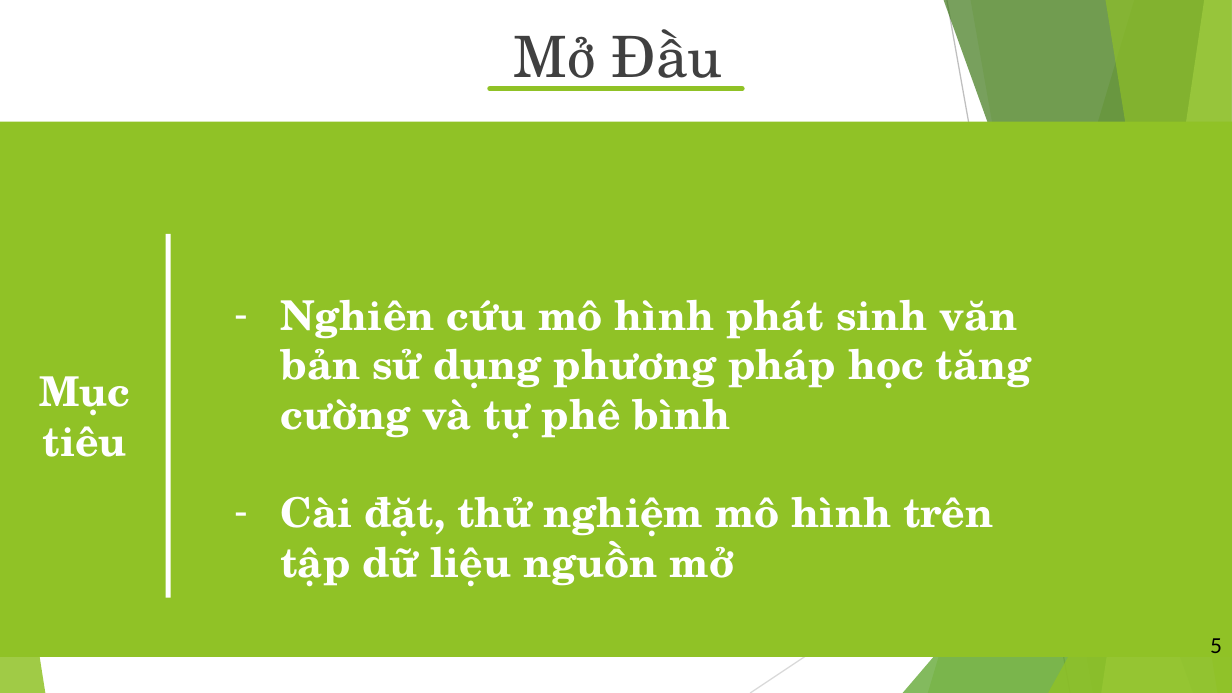
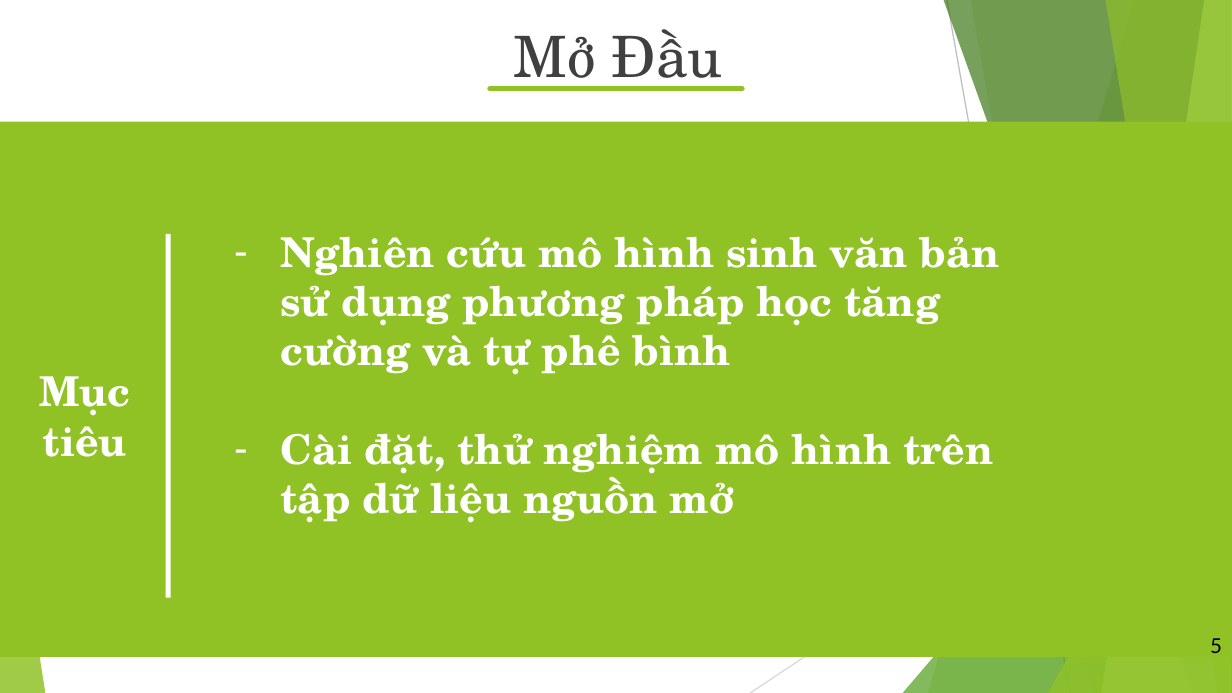
Before and after one commit to vanvibig/BaoCaoLuanVan, a slide deck: slide 5 of LVTN_Vi.pptx. Drawn at 1232x693 pixels with LibreOffice and Linux fonts; fonts in the diff are those of the drawing. Boxes give left, top, right and bottom in pixels: in the first picture for what was removed or moved away, otherwise in the second. Text is boxed around its words. In the diff, an @@ line names an element or a change of style, - is before the commit and + after.

```diff
--- a/LVTN_Vi.pptx
+++ b/LVTN_Vi.pptx
@@ text "Nghiên cứu mô hình sinh ..." moved from (x1=280, y1=299, x2=1032, y2=587) to (x1=280, y1=236, x2=1000, y2=523) @@
@@ text at (x1=280, y1=236, x2=1000, y2=375): text changed @@
-– Nghiên cứu mô hình phát sinh văn bản sử dụng phương pháp học tăng cường và tự phê bình
+– Nghiên cứu mô hình sinh văn bản sử dụng phương pháp học tăng cường và tự phê bình
```
Also in this commit, not shown: 10 other slides changed, 2 slides removed, 2 other files.
